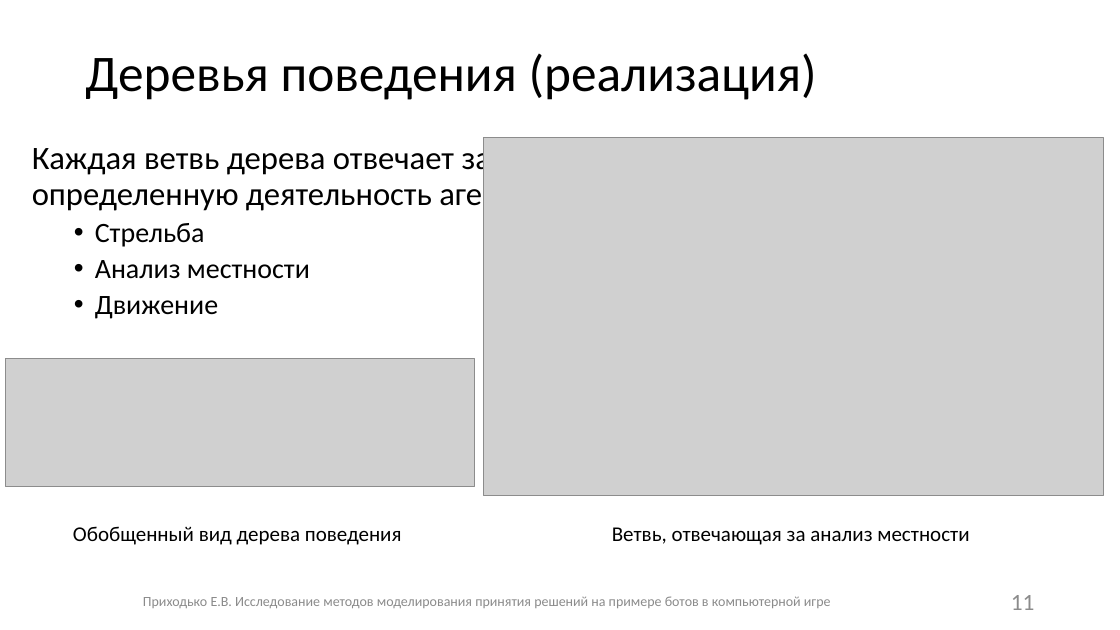
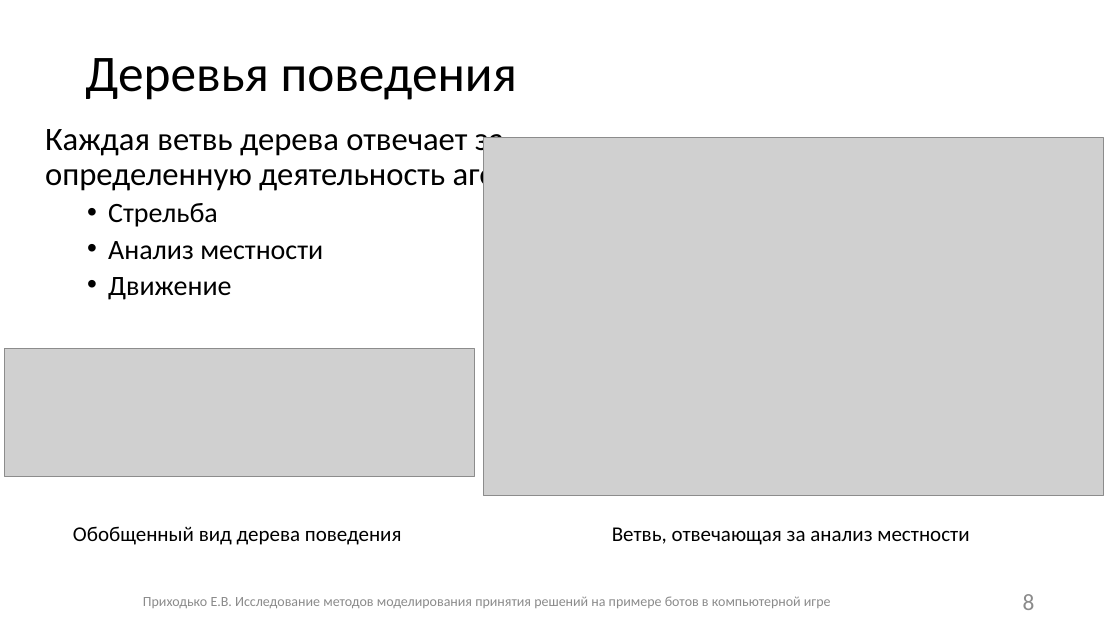
Before and after one commit to Fck-r-sns/Game_AI_thesis, a slide deck: slide 8 of Презентация.pptx (slide 11 before the commit). Drawn at 1120x630 pixels with LibreOffice and Linux fonts; fonts in the diff are those of the drawing; grey boxes stand for pictures. Boxes give left, top, right and bottom in pixels: in the first picture for what was removed or moved away, otherwise in the second. Text is boxed around its words. In the diff, an @@ line names an element or a change of style, - is before the commit and + after.

```diff
--- a/Презентация.pptx
+++ b/Презентация.pptx
@@ title at box(85, 58, 517, 100): text changed @@
-Деревья поведения (реализация)
+Деревья поведения
@@ text "Каждая ветвь дерева отвечает за ...": place and size @@
-text "Каждая ветвь дерева отвечает за ..." at box(32, 143, 536, 319)
+text "Каждая ветвь дерева отвечает за ..." at box(45, 124, 550, 300)
@@ picture: place and size @@
-picture at box(5, 359, 475, 486)
+picture at box(5, 349, 475, 476)
@@ page number at box(1023, 594, 1035, 610): text changed @@
-11
+8
```
Also in this commit, not shown: 9 other slides changed, 1 slide removed.
